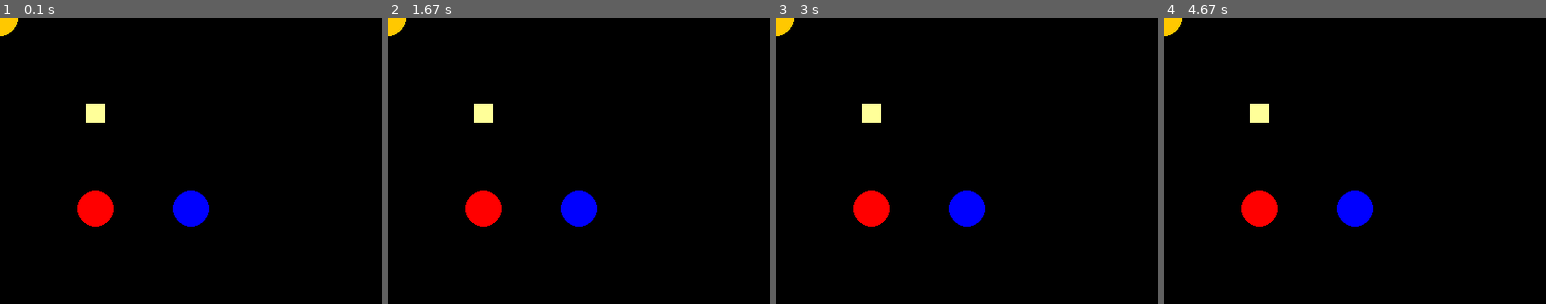
Above: before the commit, frames 1-4 (left to right).
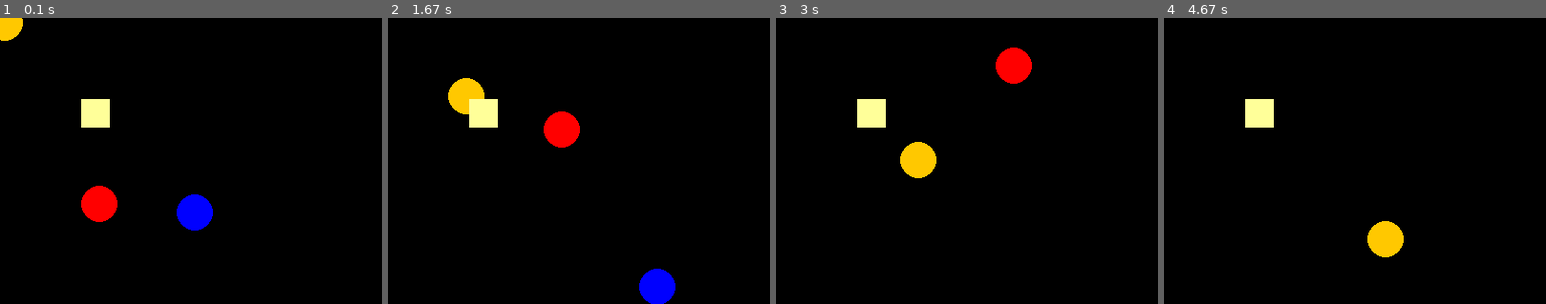
Above: after the commit, the same moments.

Repository: chauncy-crib/tagprobot-ml
Game: pygame game, started from python/main.py
Two runs of this game, one before a commit and one after it. Both use one fixed random seed, a clock stepped at 60 frames per second and the inputs below.
Inputs:
- Up to frame 1 (0.1 s): no input
- Up to frame 2 (1.67 s): no input
- Up to frame 3 (3 s): no input
- Up to frame 4 (4.67 s): no input

The runs differ from the first frame. In frame 1, 1.3% of the frame differs, in the area x 0-56%, y 0-75%; in frame 2, 5.1%, in the area x 0-76%, y 0-100%; in frame 3, 4.4%; in frame 4, 3.4%.

Commit message:
Initial state transition code (#10)
* use dataclasses

* set up state updating

* move radius

* set up input type

* add todo

* add performance analysis to readme

* format

* rename performance to point_update_performance

* respond to pr comments

* tagpro runs at 60

* start fixing state

* make state not dataclass

Diff:
--- /dev/null
+++ b/python/input/input.py
@@ -0,0 +1,16 @@
+from typing import Dict
+from dataclasses import dataclass
+from uuid import UUID
+
+
+@dataclass(frozen=True)
+class Keys:
+    left_pressed: bool
+    right_pressed: bool
+    up_pressed: bool
+    down_pressed: bool
+
+
+@dataclass(frozen=True)
+class Input:
+    keys: Dict[UUID, Keys]
--- a/python/main.py
+++ b/python/main.py
@@ -1,4 +1,5 @@
 import pygame
+from uuid import uuid4
 
 from state.ball import Ball, Team
 from state.flag import Flag
@@ -11,12 +12,12 @@
     screen = pygame.display.set_mode((400, 300))
     done = False
 
-    foe_ball = Ball(200, 200, Team.FOE)
-    friend_ball = Ball(100, 200, Team.FRIEND)
-    ego_ball = Ball(0, 0, Team.EGO)
+    foe_ball = Ball(200, 200, uuid4(), Team.FOE, 50, 50)
+    friend_ball = Ball(100, 200, uuid4(), Team.FRIEND, 50, -50)
+    ego_ball = Ball(0, 0, uuid4(), Team.EGO, 50, 50)
     flag = Flag(100, 100)
 
-    world_state = State([foe_ball], [friend_ball], ego_ball, flag)
+    world_state = State([foe_ball] + [friend_ball] + [ego_ball], flag)
 
     clock = pygame.time.Clock()
 
@@ -26,10 +27,11 @@
                 done = True
 
         screen.fill((0, 0, 0))
+        clock.tick(60)  # tagpro runs at 60hz
+        delta_t_ms: int = clock.get_time()
+        world_state.next_state(delta_t_ms)
         world_state.draw(screen)
-
         pygame.display.flip()
-        clock.tick(60)
 
 
 if __name__ == "__main__":
--- /dev/null
+++ b/python/performance/point_update_performance.py
@@ -0,0 +1,119 @@
+from dataclasses import dataclass, replace
+from typing import List, Tuple
+from time import time
+import random
+
+
+"""
+Some performance profiling of different styles of Python code. The goal is to
+profile the best way to represent a Point(x, y) which we must frequently
+update.
+
+The options are:
+
+1. Use a tuple, and create a new tuple with each update.
+2. Use a class, and mutate the instance for each update.
+3. Use a class, and construct a new instance for each update.
+4. Use a dataclass, and use `replace` to construct a new instance for each
+update
+5. Use a dataclass, and manually construct a new instance for each update
+6. Use a dataclass, and mutate the instance for each update
+
+
+The performance of each of these options (in seconds, so large numbers are
+bad):
+
+1. profile_tuple: 0.14
+2. profile_point0: 0.18
+3. profile_point1: 0.35
+4. profile_point_dataclass0: 1.08
+5. profile_point_dataclass1: 0.36
+6. profile_point_dataclass2: 0.18
+
+Given the cleaner syntax of dataclasses, and equivalent performance, we
+recommend using dataclasses wherever possible. However, whether to mutate them
+or construct new instances is up to you (if the tradeoff of using mutability is
+worth the ~2x performance gain).
+"""
+
+
+class Point:
+    def __init__(self, x: int, y: int):
+        self.x = x
+        self.y = y
+
+
+@dataclass
+class DataPoint:
+    x: int
+    y: int
+
+
+def profile_tuple(initial: Tuple[int, int], values: List[Tuple[int, int]]):
+    tup = initial
+    for (x0, y0) in values:
+        tup = (x0, y0)  # noqa: F841
+
+
+def profile_point0(initial: Tuple[int, int], values: List[Tuple[int, int]]):
+    point = Point(initial[0], initial[1])
+    for (x0, y0) in values:
+        point.x = x0
+        point.y = y0
+
+
+def profile_point1(initial: Tuple[int, int], values: List[Tuple[int, int]]):
+    point = Point(initial[0], initial[1])
+    for (x0, y0) in values:
+        point = Point(x0, y0)  # noqa: F841
+
+
+def profile_point_dataclass0(initial: Tuple[int, int], values: List[Tuple[int, int]]):
+    point = DataPoint(initial[0], initial[1])
+    for (x0, y0) in values:
+        point = replace(point, x=x0, y=y0)  # noqa: F841
+
+
+def profile_point_dataclass1(initial: Tuple[int, int], values: List[Tuple[int, int]]):
+    point = DataPoint(initial[0], initial[1])
+    for (x0, y0) in values:
+        point = DataPoint(x0, y0)  # noqa: F841
+
+
+def profile_point_dataclass2(initial: Tuple[int, int], values: List[Tuple[int, int]]):
+    point = DataPoint(initial[0], initial[1])
+    for (x0, y0) in values:
+        point.x = x0
+        point.y = y0
+
+
+if __name__ == "__main__":
+    xs = random.sample(range(round(1e6)), round(1e6))
+    ys = random.sample(range(round(1e6)), round(1e6))
+    vals = list(zip(xs, ys))
+    init = vals[0]
+    rest = vals[1:]
+    t = time()
+    profile_tuple(init, rest)
+    delta = time() - t
+    print("profile_tuple: {}".format(delta))
+    t = time()
+    profile_point0(init, rest)
+    delta = time() - t
+    print("profile_point0: {}".format(delta))
+    t = time()
+    profile_point1(init, rest)
+    delta = time() - t
+    print("profile_point1: {}".format(delta))
+    t = time()
+    profile_point_dataclass0(init, rest)
+    delta = time() - t
+    print("profile_point_class0: {}".format(delta))
+    t = time()
+    profile_point_dataclass1(init, rest)
+    delta = time() - t
+    print("profile_point_class1: {}".format(delta))
+    t = time()
+    profile_point_dataclass2(init, rest)
+    delta = time() - t
+    print("profile_point_class2: {}".format(delta))
--- a/python/state/ball.py
+++ b/python/state/ball.py
@@ -1,6 +1,7 @@
 from enum import Enum
 import pygame
-import uuid
+from uuid import UUID
+from dataclasses import dataclass
 
 from visualization.shape import Shape
 
@@ -11,35 +12,34 @@
     FOE = 2
 
 
+@dataclass
 class Ball(Shape):
-    def __init__(self, x: int, y: int, team: Team) -> None:
-        self.id = uuid.uuid4()
+    # floats needed in order to store position at fractional pixels
+    x: float
+    y: float
+    id: UUID
+    team: Team
+    # velocities in pixels/second
+    vx: int = 0
+    vy: int = 0
+    radius: int = 19
 
-        self.team = team
+    def get_shape(self):
         if self.team is Team.EGO:
-            self.color = (255, 200, 0)
+            color = (255, 200, 0)
         elif self.team is Team.FRIEND:
-            self.color = (255, 0, 0)
+            color = (255, 0, 0)
         elif self.team is Team.FOE:
-            self.color = (0, 0, 255)
+            color = (0, 0, 255)
         else:
             raise ValueError("You must be self, friend, or foe!")
-
-        # pixels
-        self.radius: int = 19
-
-        # pixels
-        self.x: int = x
-        self.y: int = y
-
-        # pixels/second
-        self.vx: int = 0
-        self.vy: int = 0
-
-    def get_shape(self):
         return (pygame.draw.ellipse,
-                self.color,
+                color,
                 pygame.Rect(self.x - self.radius,
                             self.y - self.radius,
                             2*self.radius,
                             2*self.radius))
+
+    def move(self, dt: int) -> None:
+        self.x += self.vx * dt / 1000
+        self.y += self.vy * dt / 1000
--- a/python/state/flag.py
+++ b/python/state/flag.py
@@ -1,19 +1,19 @@
 import pygame
+from dataclasses import dataclass
 from visualization.shape import Shape
 
+side_length = 30
+color = (255, 255, 153)
 
+
+@dataclass
 class Flag(Shape):
-    def __init__(self, x: int, y: int) -> None:
-        self.side_length = 20
-
-        self.x = x
-        self.y = y
-
-        self.color = (255, 255, 153)
+    x: int
+    y: int
 
     def get_shape(self):
-        return (pygame.draw.rect, self.color,
-                pygame.Rect(self.x - 0.5*self.side_length,
-                            self.y - 0.5*self.side_length,
-                            self.side_length,
-                            self.side_length))
+        return (pygame.draw.rect, color,
+                pygame.Rect(self.x - 0.5*side_length,
+                            self.y - 0.5*side_length,
+                            side_length,
+                            side_length))
--- a/python/state/state.py
+++ b/python/state/state.py
@@ -1,31 +1,37 @@
-from typing import List, Dict
-import uuid
+from typing import Dict, List
+from uuid import UUID
+from dataclasses import dataclass
+
 from visualization.drawable import Drawable
-
-from .ball import Ball
+from input.input import Input
+from .ball import Ball, Team
 from .flag import Flag
 
 
+@dataclass
 class State(Drawable):
-    def __init__(
-        self,
-        enemy_balls: List[Ball],
-        friendly_balls: List[Ball],
-        ego_ball: Ball,
-        flag: Flag
-    ) -> None:
-        assert(len(enemy_balls) <= 4)
-        assert(len(friendly_balls) < 4)
+    def __init__(self, balls: List[Ball], flag: Flag):
+        self.flag = flag
+        self.balls: Dict[UUID, Ball] = {b.id: b for b in balls}
+        num_foe_balls = sum(1 for b in balls if b.team is Team.FOE)
+        num_friendly_balls = sum(1 for b in balls if b.team is Team.FRIEND)
+        assert(num_foe_balls <= 4)
+        assert(num_friendly_balls < 4)
+        assert(len(self.balls) == len(balls))
 
-        all_balls = enemy_balls + friendly_balls + [ego_ball]
-        ids: List[uuid.UUID] = [b.id for b in all_balls]
-        assert(len(set(ids)) == len(ids))
-        self.balls: Dict[uuid.UUID, Ball] = dict(zip(ids, all_balls))
-
-        self.flag = flag
-
-    def draw(self, screen):
-        for ball_id, ball in self.balls.items():
+    def draw(self, screen) -> None:
+        for ball in self.balls.values():
             ball.draw(screen)
 
         self.flag.draw(screen)
+
+    def handle_inputs(self, input: Input) -> None:
+        # TODO: implement this correctly in a subsequent PR
+        pass
+
+    def next_state(self, dt: int) -> None:
+        """
+        :param int dt: time elapsed in milliseconds
+        """
+        for b in self.balls.values():
+            b.move(dt)
--- a/python/test/state/test_ball.py
+++ b/python/test/state/test_ball.py
@@ -4,6 +4,7 @@
 from hypothesis.searchstrategy.strategies import SearchStrategy
 
 from state.ball import Ball, Team
+
 
 # strategy for generating a random position between -1M and 1M
 st_ball_position: SearchStrategy[int] = st.integers(min_value=-1e6, max_value=1e6)
Not shown, changed: python/README.md
Empty file added: python/input/__init__.py
